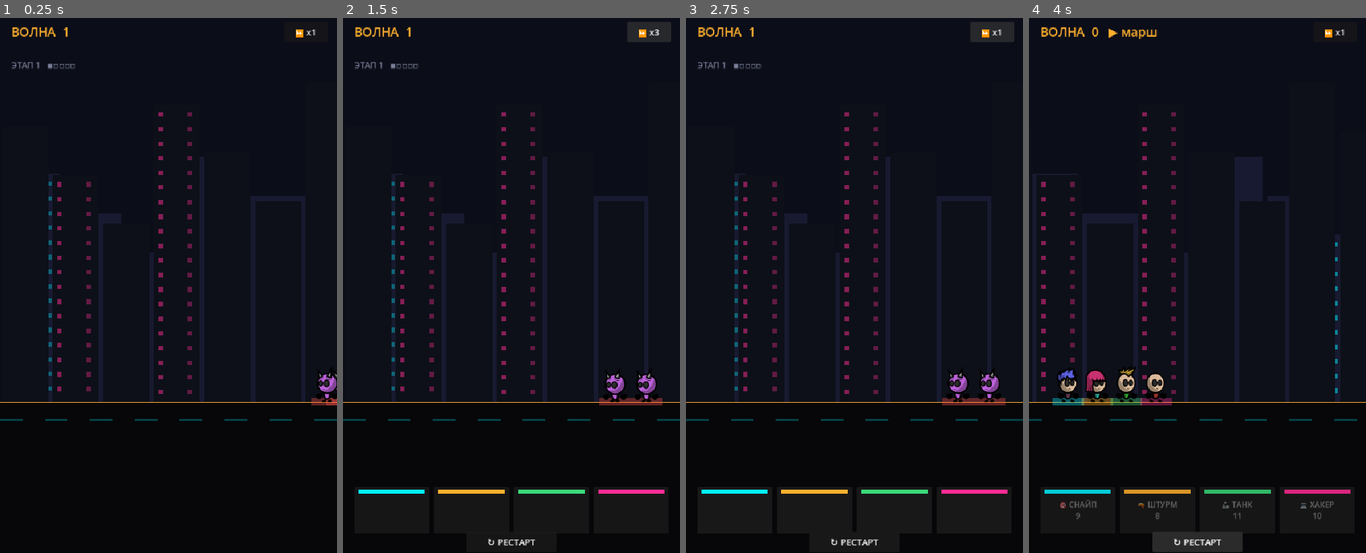
Above: before the commit, frames 1-4 (left to right).
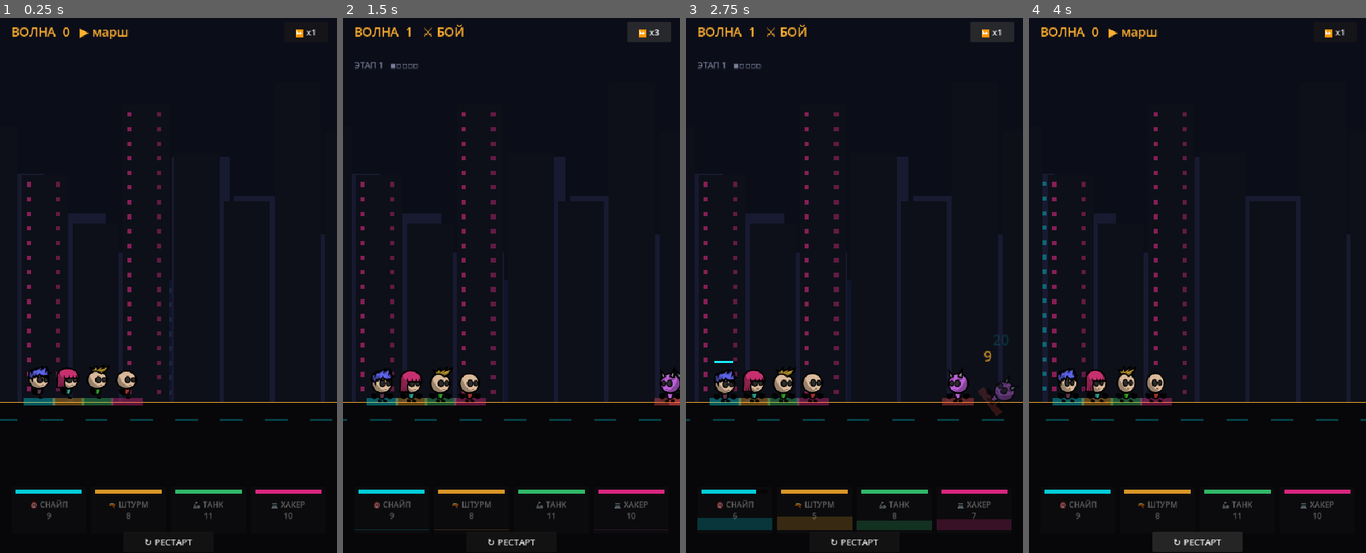
Above: after the commit, the same moments.

Repository: Mokhnatti/cyber-auto-rpg
Game: Godot game, scene res://main.tscn
Same seed, same stepped clock (60 frames per second), same inputs: the game is played once before the commit and once after it.
Inputs:
- Up to frame 1 (0.25 s): no input
- Up to frame 2 (1.5 s): click "⏩ x1" at 0.5 s; click "⏩ x2" at 1.25 s
- Up to frame 3 (2.75 s): click "⏩ x3" at 2 s
- Up to frame 4 (4 s): click "↻ РЕСТАРТ" at 2.75 s; click "↻ РЕСТАРТ" at 3.5 s

The runs differ from the first frame. In frame 1, 4.1% of the frame differs, in the area x 3-100%, y 1-99%; in frame 2, 4.7%; in frame 3, 6.4%, in the area x 1-100%, y 1-99%; in frame 4, 2.0%.
Error before the commit: Invalid assignment of property or key 'text' with value of type 'String' on a base object of type 'Nil'. (res://main.gd:53)

Commit message:
Фикс: панель ульт + рестарт + статус случайно попали в _cycle_speed (создавались по нажатию скорости) → вернул в _build, кнопки ульт теперь сразу на старте

Diff:
--- a/prototype/main.gd
+++ b/prototype/main.gd
@@ -399,12 +399,6 @@
 	stage_label.position = Vector2(20, 80)
 	hud.add_child(stage_label)
 
-func _cycle_speed() -> void:
-	speed_idx = (speed_idx + 1) % 3
-	var v: float = [1.0, 2.0, 3.0][speed_idx]
-	Engine.time_scale = v
-	speed_btn.text = "⏩ x%d" % int(v)
-
 	status_label = Label.new()
 	status_label.add_theme_font_size_override("font_size", 24)
 	status_label.horizontal_alignment = HORIZONTAL_ALIGNMENT_CENTER
@@ -454,3 +448,9 @@
 	restart.position = Vector2(W * 0.5 - 80, H - 38)
 	restart.pressed.connect(_reset)
 	hud.add_child(restart)
+
+func _cycle_speed() -> void:
+	speed_idx = (speed_idx + 1) % 3
+	var v: float = [1.0, 2.0, 3.0][speed_idx]
+	Engine.time_scale = v
+	speed_btn.text = "⏩ x%d" % int(v)
Not shown, changed: docs/play/index.html
Not shown, changed: docs/play/index.pck
